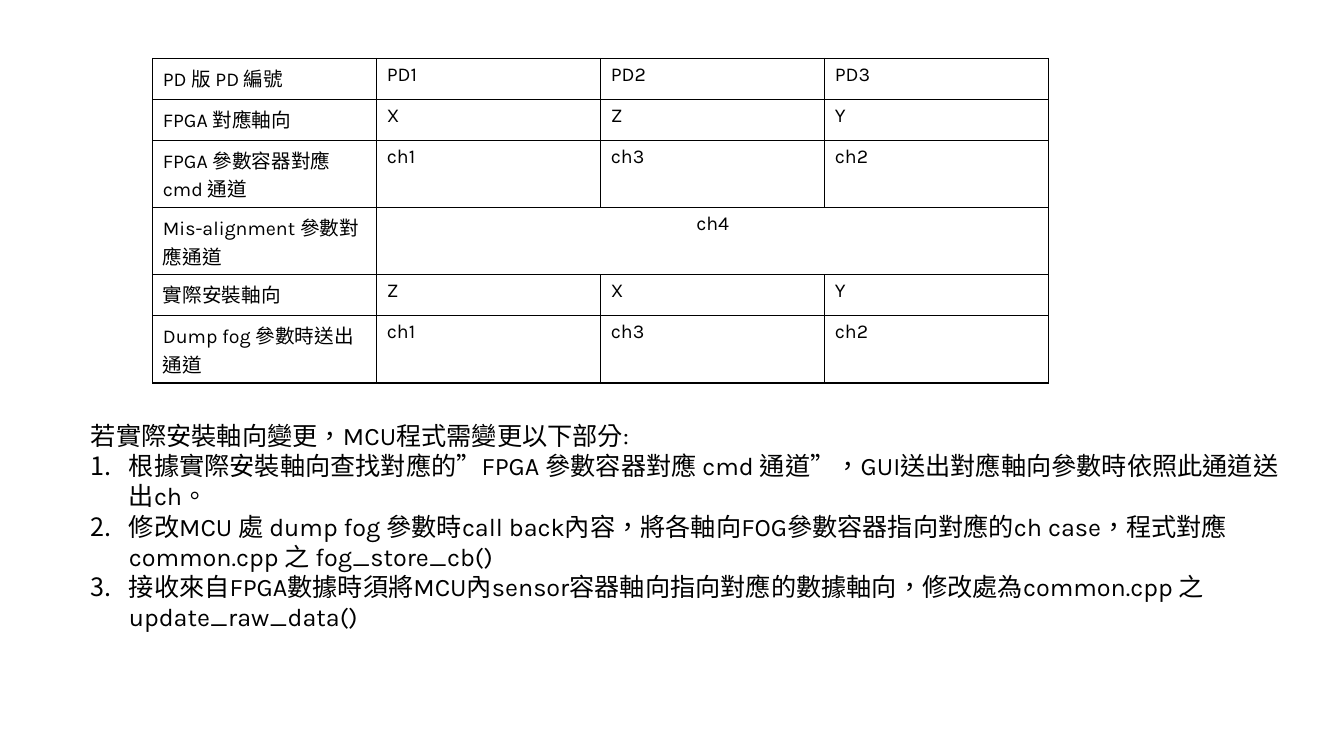
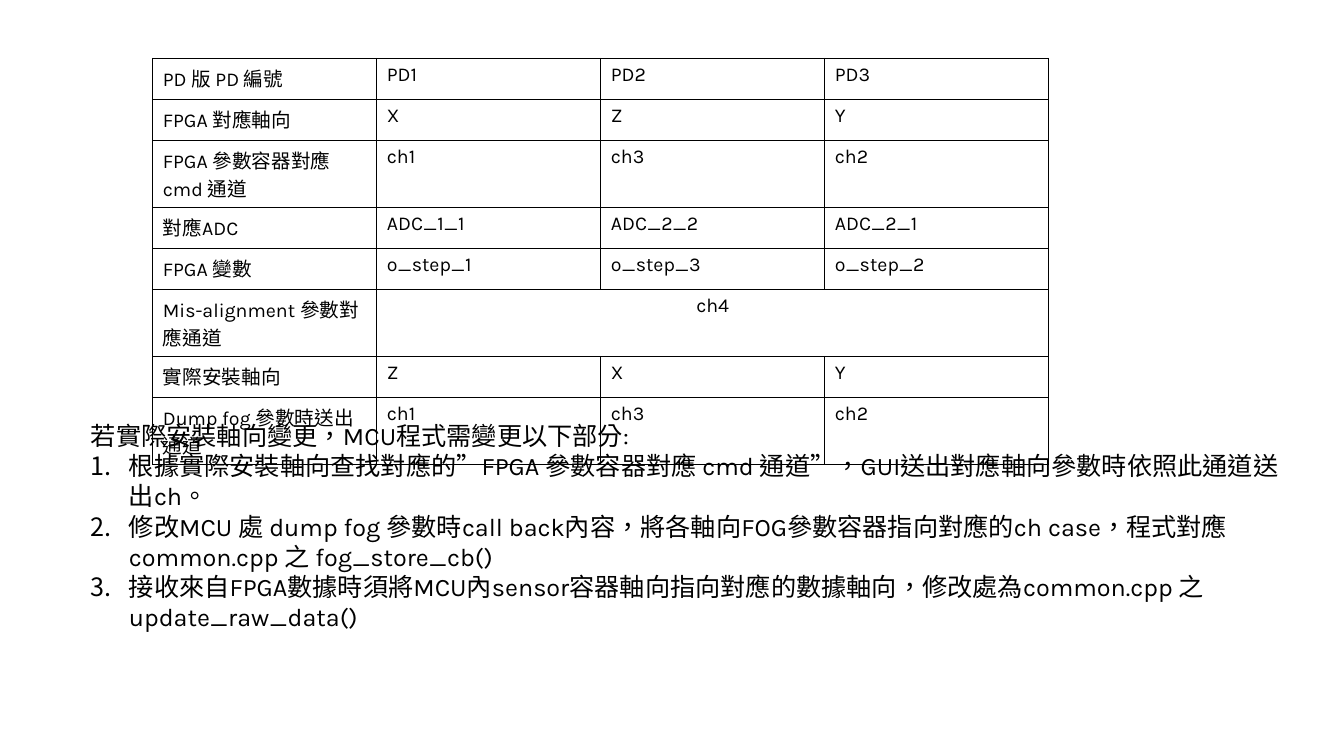
Before and after one commit to adamShiau/adamShiau_Arduino, a slide deck: slide 2 of IRIS1_MCU_V1.5/軸向說明.pptx. Drawn at 1344x756 pixels with LibreOffice and Linux fonts; fonts in the diff are those of the drawing. Boxes give left, top, right and bottom in pixels: in the first picture for what was removed or moved away, otherwise in the second. Text is boxed around its words. In the diff, an @@ line names an element or a change of style, - is before the commit and + after.

```diff
--- a/IRIS1_MCU_V1.5/軸向說明.pptx
+++ b/IRIS1_MCU_V1.5/軸向說明.pptx
@@ table at <box>153,58,1049,463</box> @@
+row 4: 對應ADC | ADC_1_1 | ADC_2_2 | ADC_2_1
+row 5: FPGA 變數 | o_step_1 | o_step_3 | o_step_2
```
Also in this commit, not shown: 1 other file.
